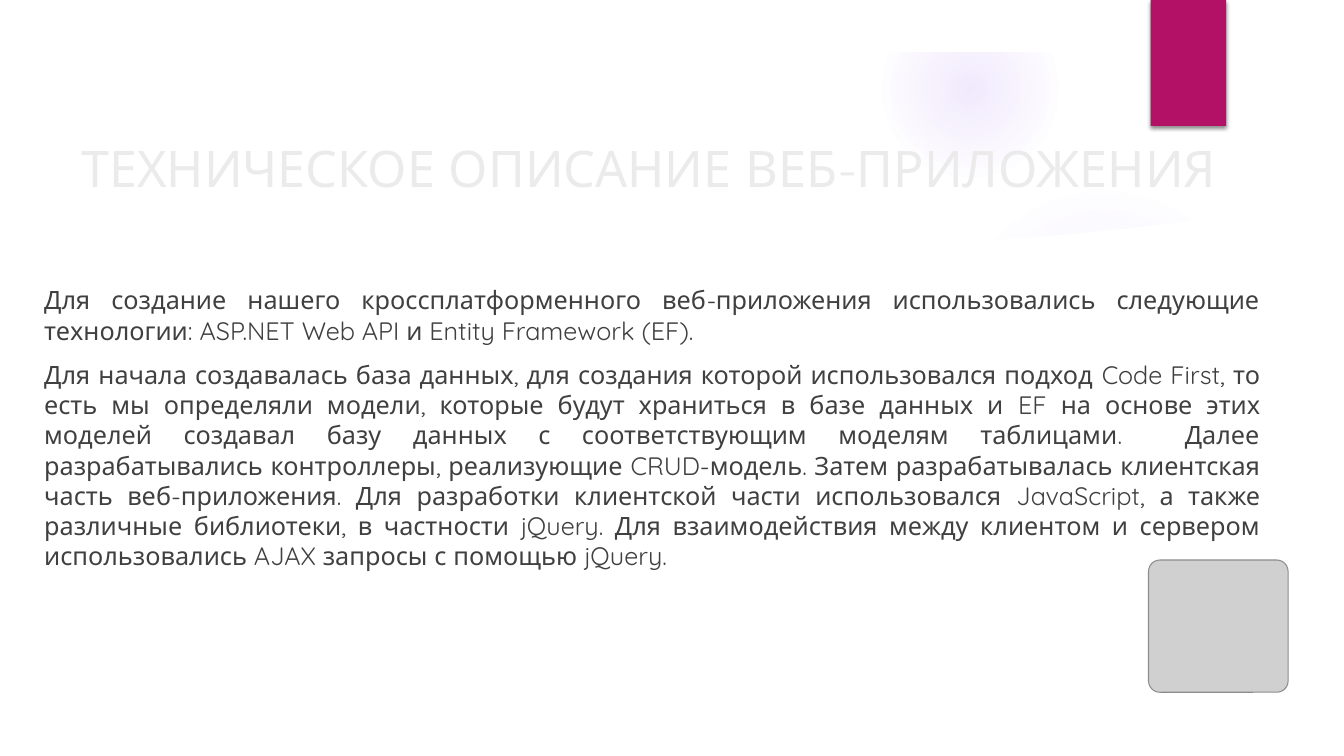
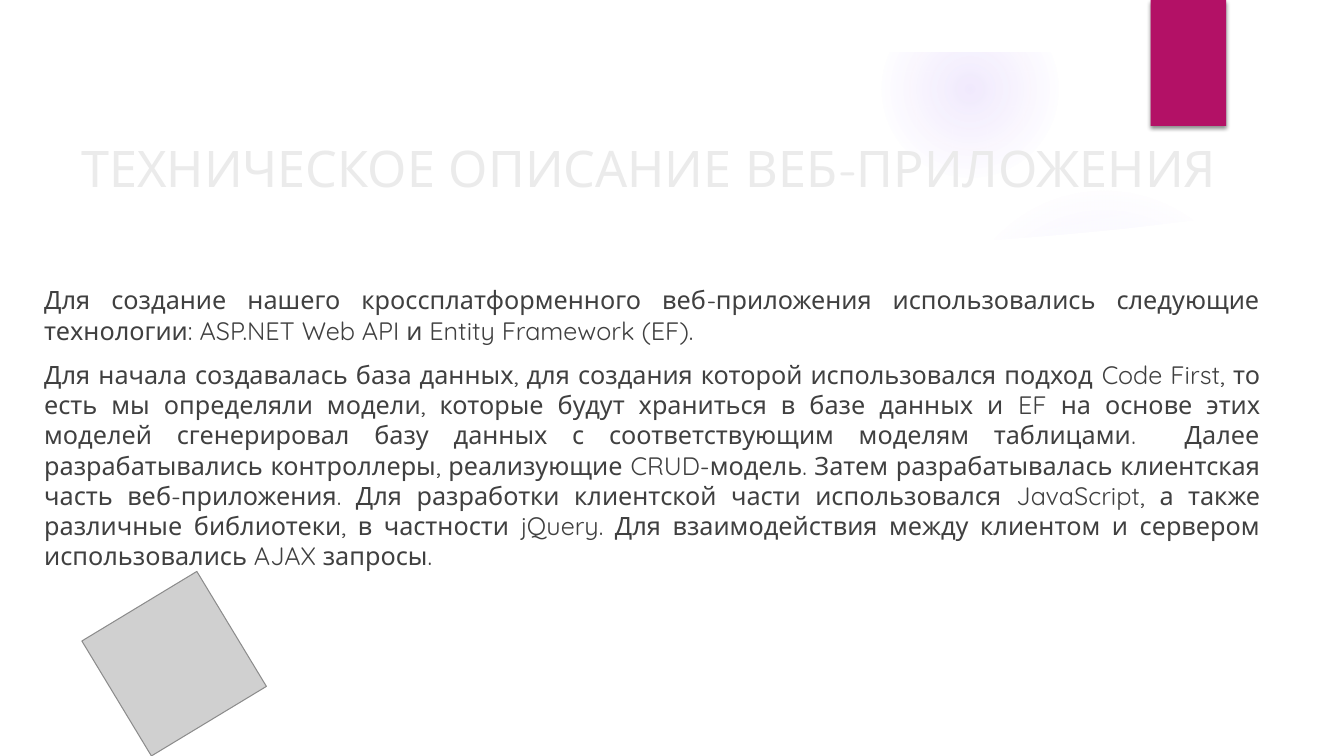
Before and after one commit to default-INT/jam-homeless, a slide deck: slide 4 of PrezentationProject/Hacaton_Prezentation.pptx. Drawn at 1344x756 pixels with LibreOffice and Linux fonts; fonts in the diff are those of the drawing; grey boxes stand for pictures; background and template pictures are left out. Boxes give left, top, right and bottom in pixels: in the first picture for what was removed or moved away, otherwise in the second. Text is boxed around its words. In the diff, an @@ line names an element or a change of style, - is before the commit and + after.

```diff
--- a/PrezentationProject/Hacaton_Prezentation.pptx
+++ b/PrezentationProject/Hacaton_Prezentation.pptx
@@ text at [44,365,1260,572]: text changed @@
-Для начала создавалась база данных, для создания которой использовался подход Code First, то есть мы определяли модели, которые будут храниться в базе данных и EF на основе этих моделей создавал базу данных с соответствующим моделям таблицами. Далее разрабатывались контроллеры, реализующие CRUD-модель. Затем разрабатывалась клиентская часть веб-приложения. Для разработки клиентской части использовался JavaScript, а также различные библиотеки, в частности jQuery. Для взаимодействия между клиентом и сервером использовались AJAX запросы с помощью jQuery.
+Для начала создавалась база данных, для создания которой использовался подход Code First, то есть мы определяли модели, которые будут храниться в базе данных и EF на основе этих моделей сгенерировал базу данных с соответствующим моделям таблицами. Далее разрабатывались контроллеры, реализующие CRUD-модель. Затем разрабатывалась клиентская часть веб-приложения. Для разработки клиентской части использовался JavaScript, а также различные библиотеки, в частности jQuery. Для взаимодействия между клиентом и сервером использовались AJAX запросы.
@@ picture removed at [1148,561,1289,693] @@
@@ picture added at [82,572,266,756] @@
```
Also in this commit, not shown: 5 other slides changed.
